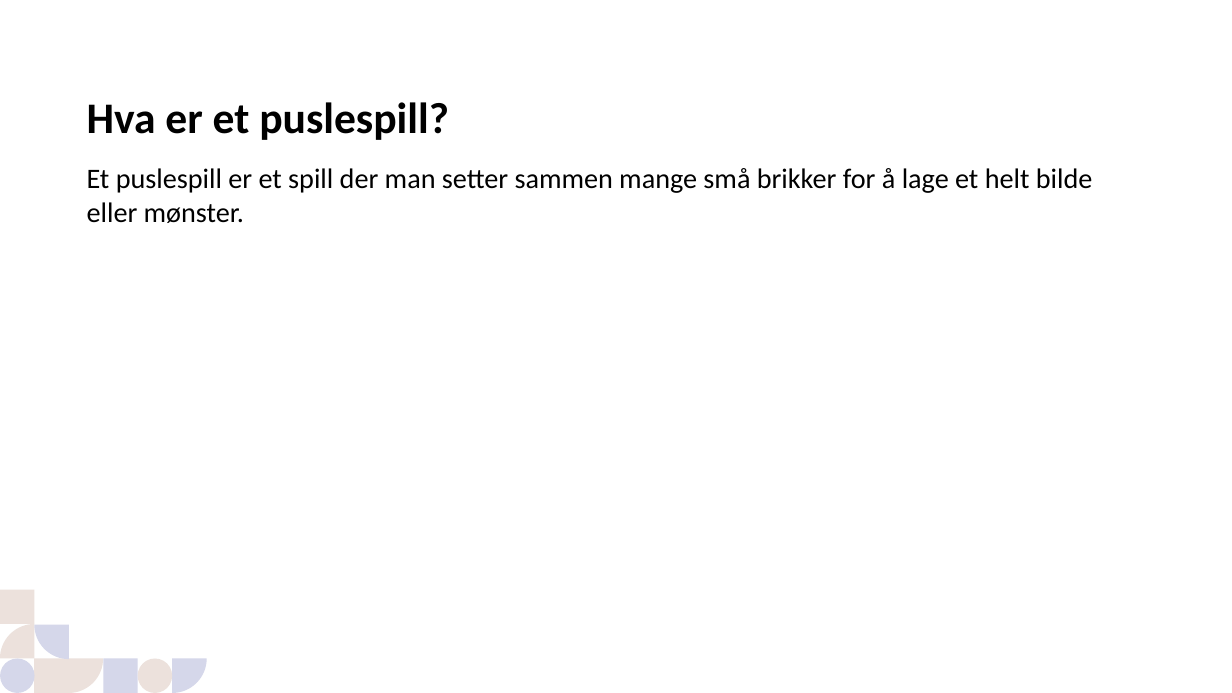
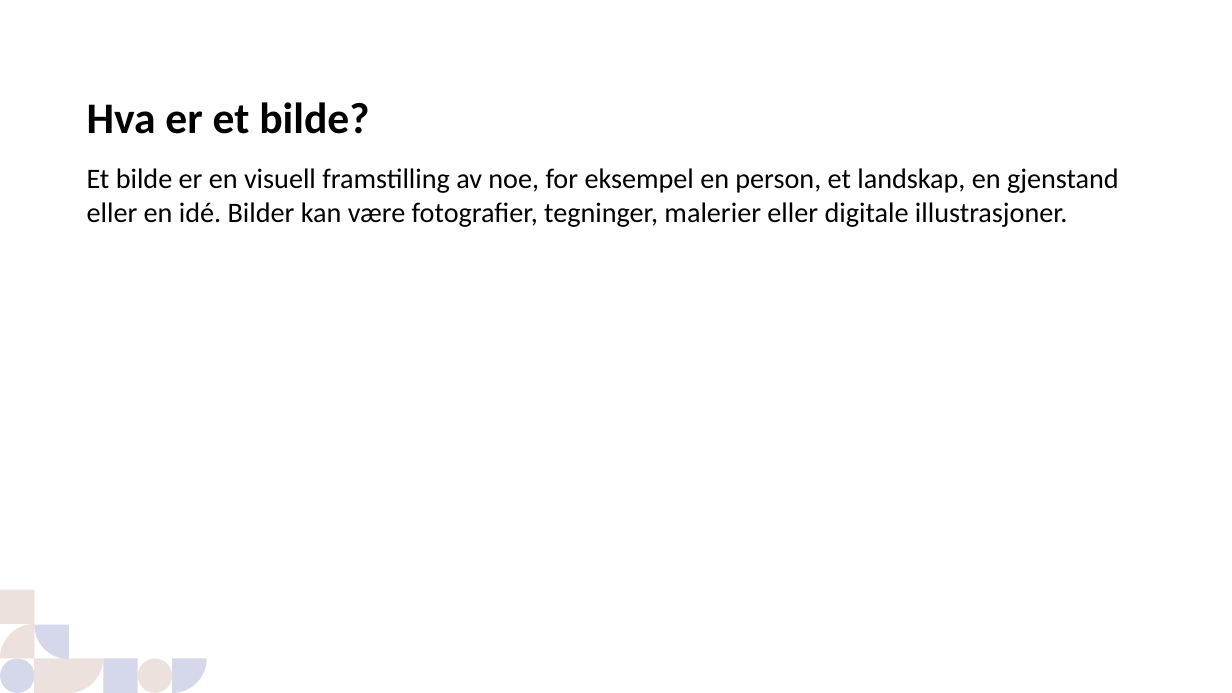
Before and after one commit to telemarkfylke/hugin-beta, a slide deck: slide 2 of content/dist/presentation.pptx. Drawn at 1232x693 pixels with LibreOffice and Linux fonts; fonts in the diff are those of the drawing; background and template pictures are left out. Boxes give left, top, right and bottom in pixels: in the first picture for what was removed or moved away, otherwise in the second. Text is boxed around its words. In the diff, an @@ line names an element or a change of style, - is before the commit and + after.

```diff
--- a/content/dist/presentation.pptx
+++ b/content/dist/presentation.pptx
@@ title at bbox=[87, 102, 369, 134]: text changed @@
-Hva er et puslespill?
+Hva er et bilde?
@@ text at bbox=[87, 168, 1119, 227]: text changed @@
-Et puslespill er et spill der man setter sammen mange små brikker for å lage et helt bilde eller mønster.
+Et bilde er en visuell framstilling av noe, for eksempel en person, et landskap, en gjenstand eller en idé. Bilder kan være fotografier, tegninger, malerier eller digitale illustrasjoner.
```
Also in this commit, not shown: 1 other slide changed, 6 slides added, 6 slides removed, 6 other files.
